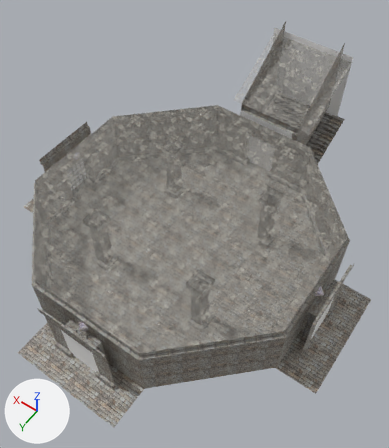
The FBX model Egress/Assets/Models/HubRoom.fbx: old version first, new version second.
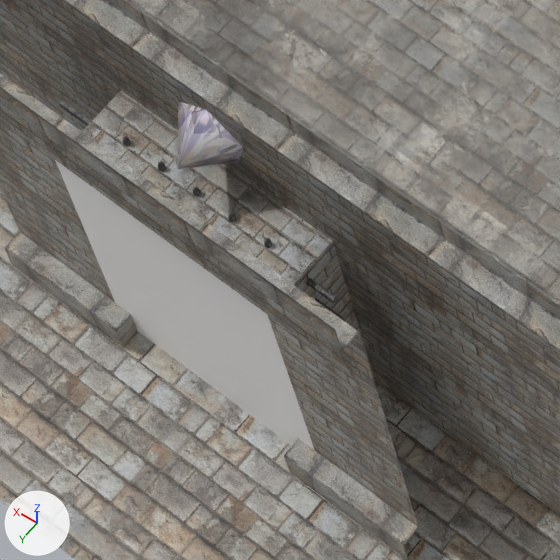
The first picture shows the older version from a 50 mm lens placed at (-12.5, 16.5, 29.3), pointed at (-0.5, -0.3, 2.9). The close-ups show both versions on the part from 14% to 35% of the width and 68% to 87% of the height of that picture; other places that the commit changed are outside them. The lights are fixed; the arrows at lower left show +X, +Y and +Z. Where no turn or scale is listed for an object, it has been applied to the vertices.

The first close-up shows 'BlackPlane', 'Ceiling', 'Floor', 'Gate', 'GreenGrem', 'Walls'.
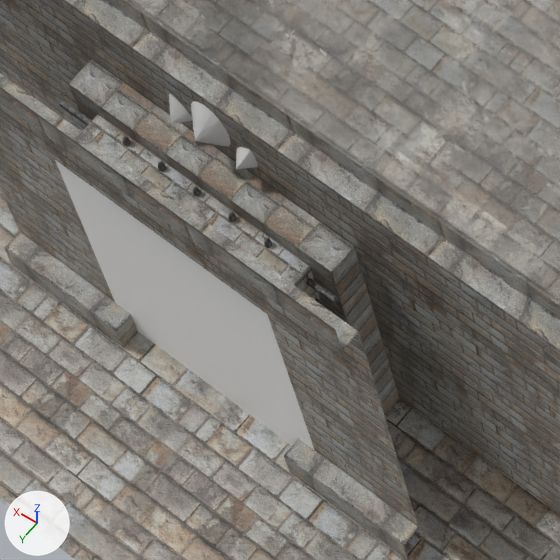
Changed parts and their boxes (x1, y1, x2, y2) in the close-ups (560 x 560 px):
'GateFrame.001', added
    after: (68, 60, 399, 415)
'GreenGrem', deleted
    before: (178, 102, 243, 169)
'Gems', now drawn
    after: (169, 94, 258, 170)

What the commit changed:
Picture 'stone-tile-3.png' (img_stone_tile_3_png) is new.
Material 'GemBase' (mat_gembase) is new.
Its base color is (0.8, 0.8, 0.8) (white #e7e7e7).
Its roughness is 0.4.
Material 'stone_tile_3' (mat_stone_tile_3) is new.
Its texture is img_stone_tile_3_png.
Mesh me_mesh_011_1 is new.
It has 242 vertices, 452 faces and spans x -45.8..45.8, y -30.7..30.7, z -11.9..11.9.
It uses material mat_gembase (white #e7e7e7).
Mesh me_mesh_012_1 is new.
It has 36 vertices, 30 faces and spans x -1.4..1.38, y -0.18..0.18, z -1.42..1.42.
It uses material mat_stone_tile_3 (picture img_stone_tile_3_png).
Object 'GreenGrem' (ob_greengrem) is deleted.
Object 'Gems' (ob_gems) now shows me_mesh_011_1 instead of nothing.
Object 'Gems' (ob_gems) moves from (0.0, 0.0, 0.0) to (0.0, 364.6, -911.9).
Object 'GateFrame.001' (ob_gateframe_001) is new; it shows me_mesh_012_1.
Its location is (0.0, 9.15, 1.77).
